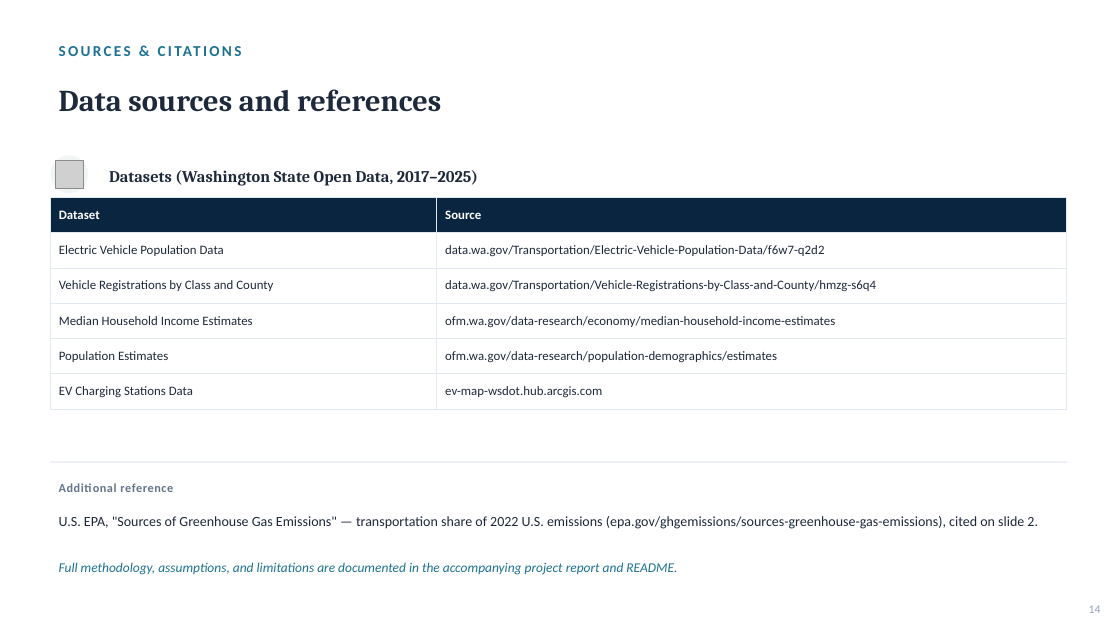
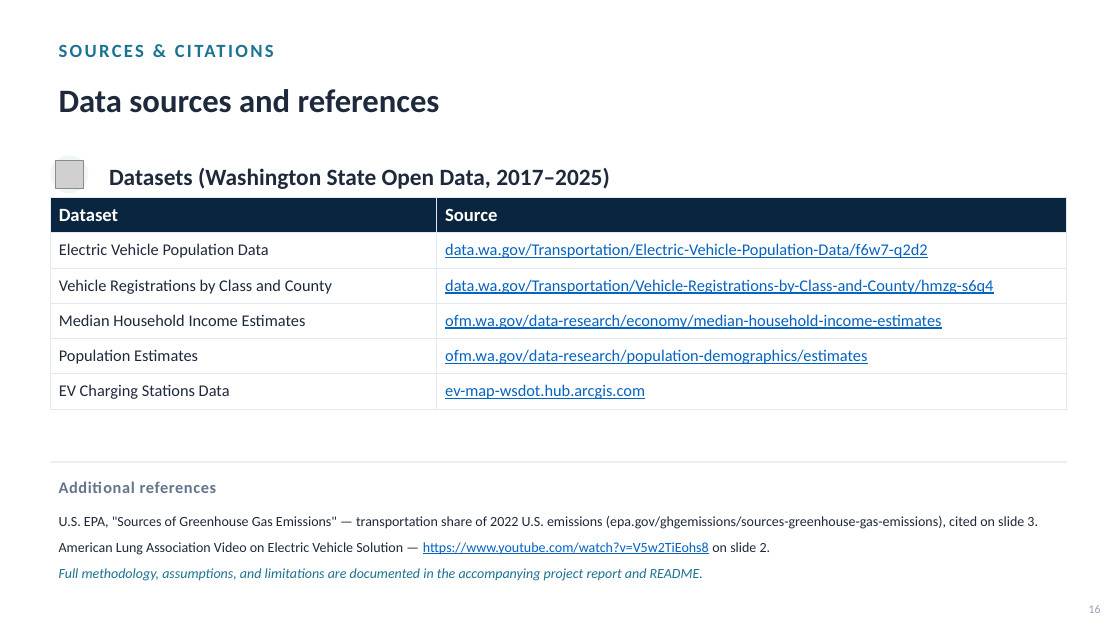
Before and after one commit to gawandesailee-lab/learndsp, a slide deck: slide 16 of Data Science Capstone 3 Project/reports/EV_Adoption_Executive_Briefing.pptx (slide 14 before the commit). Drawn at 1120x630 pixels with LibreOffice and Linux fonts; fonts in the diff are those of the drawing; grey boxes stand for pictures. Boxes give left, top, right and bottom in pixels: in the first picture for what was removed or moved away, otherwise in the second. Text is boxed around its words. In the diff, an @@ line names an element or a change of style, - is before the commit and + after.

Commit message:
Uploading DS Capstone 3 Project Presentation

```diff
--- a/Data Science Capstone 3 Project/reports/EV_Adoption_Executive_Briefing.pptx
+++ b/Data Science Capstone 3 Project/reports/EV_Adoption_Executive_Briefing.pptx
@@ text "SOURCES & CITATIONS" at [129,96,231,113]: size 13 to 16 pt @@
@@ text "Data sources and references" at [59,89,440,113]: size 26 to 28 pt, font Cambria to Calibri @@
@@ text "Datasets (Washington State Open Data, ..." at [109,168,610,189]: size 14 to 20 pt, font Cambria to Calibri @@
@@ table at [50,197,1067,409] @@
@@ size 11 to 16 pt in "Dataset", "Source" @@
@@ size 11 to 14 pt @@
@@ text colour #1E293B to #0563C1, underline on in "data.wa.gov/Transportation/Electric-Vehicle-Population-Data/ ...", "data.wa.gov/Transportation/Vehicle-Registrations-by-Class-an ...", "ofm.wa.gov/data-research/economy/median-household-income-est ...", "ofm.wa.gov/data-research/population-demographics/estimates" and 1 more places @@
@@ text at [59,481,216,493]: text changed; size 10.5 to 14 pt @@
-Additional reference
+Additional references
@@ text at [59,516,1038,529]: text changed @@
-U.S. EPA, "Sources of Greenhouse Gas Emissions" — transportation share of 2022 U.S. emissions (epa.gov/ghgemissions/sources-greenhouse-gas-emissions), cited on slide 2.
+U.S. EPA, "Sources of Greenhouse Gas Emissions" — transportation share of 2022 U.S. emissions (epa.gov/ghgemissions/sources-greenhouse-gas-emissions), cited on slide 3.
@@ text "Full methodology, assumptions, and limitations ..." at [59,568,703,581]: size 11.5 to 12 pt @@
@@ text added at [59,542,771,555], 12 pt, text #1E293B @@
+American Lung Association Video on Electric Vehicle Solution — https://www.youtube.com/watch?v=V5w2TiEohs8 on slide 2.
@@ text at [1089,605,1101,613]: text changed @@
-14
+16
```
Also in this commit, not shown: 13 other slides changed, 2 slides added.
